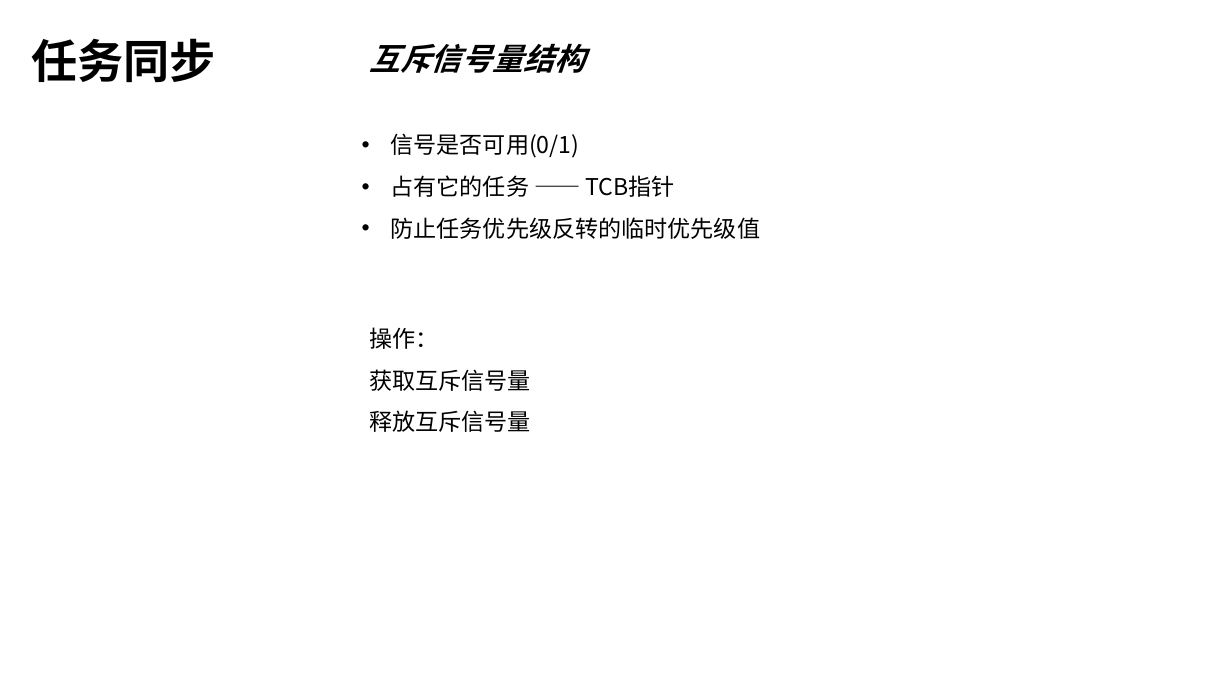
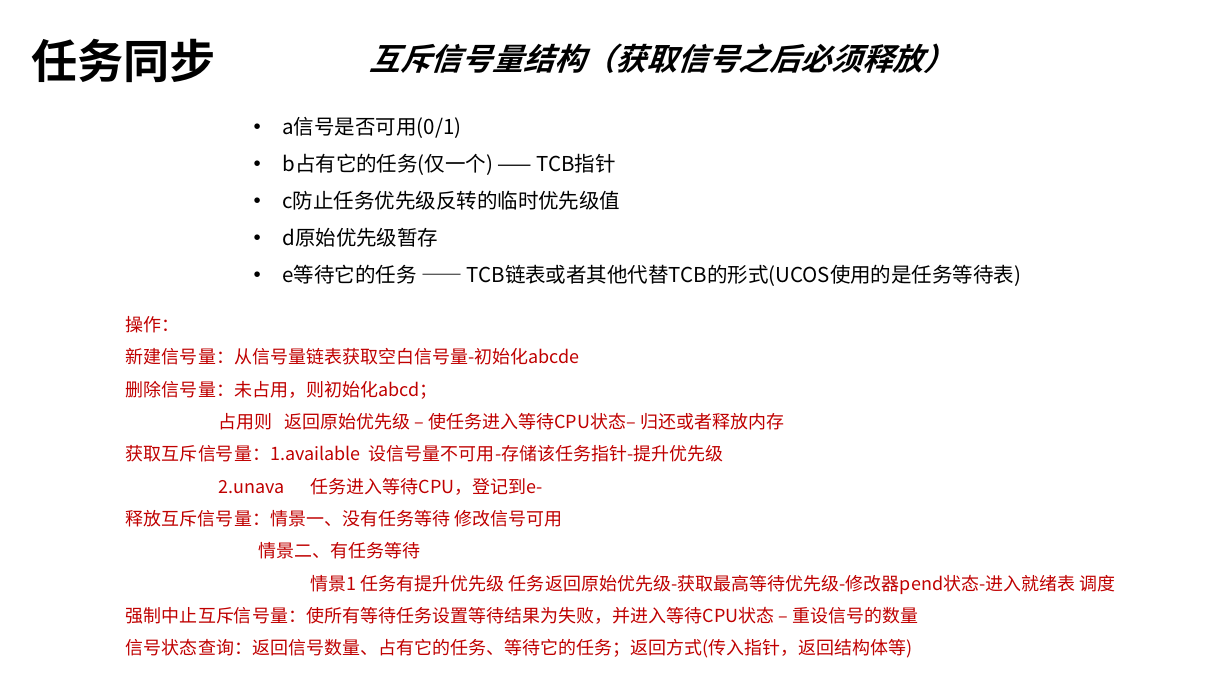
Before and after one commit to linghuix/UcosII-embedded-system, a slide deck: slide 11 of image/1.UCOS分析与深入解读.pptx (slide 8 before the commit). Drawn at 1232x693 pixels with LibreOffice and Linux fonts; fonts in the diff are those of the drawing. Boxes give left, top, right and bottom in pixels: in the first picture for what was removed or moved away, otherwise in the second. Text is boxed around its words. In the diff, an @@ line names an element or a change of style, - is before the commit and + after.

```diff
--- a/image/1.UCOS分析与深入解读.pptx
+++ b/image/1.UCOS分析与深入解读.pptx
@@ text at (369,43,954,73): text changed @@
-互斥信号量结构
+互斥信号量结构（获取信号之后必须释放）
@@ text at (282,117,1022,286): text changed; size 18 to 16 pt @@
-• 信号是否可用(0/1)
-• 占有它的任务 —— TCB指针
-• 防止任务优先级反转的临时优先级值
+• a信号是否可用(0/1)
+• b占有它的任务(仅一个) —— TCB指针
+• c防止任务优先级反转的临时优先级值
+• d原始优先级暂存
+• e等待它的任务 —— TCB链表或者其他代替TCB的形式(UCOS使用的是任务等待表)
@@ text "操作：": place and size @@
-text "操作：" at (369,327,531,432)
+text "操作：" at (126,316,1116,658)
@@ text at (126,316,180,333): size 18 to 14 pt, text colour #000000 to #C00000 in "操作：" @@
@@ text at (126,348,1116,658): text changed; size 18 to 14 pt; text colour #000000 to #C00000 @@
-获取互斥信号量
-释放互斥信号量
+新建信号量：从信号量链表获取空白信号量-初始化abcde
+删除信号量：未占用，则初始化abcd；
+占用则 返回原始优先级 – 使任务进入等待CPU状态– 归还或者释放内存
+获取互斥信号量：1.available 设信号量不可用-存储该任务指针-提升优先级
+2.unava 任务进入等待CPU，登记到e-
+释放互斥信号量：情景一、没有任务等待 修改信号可用
+情景二、有任务等待
+情景1 任务有提升优先级 任务返回原始优先级-获取最高等待优先级-修改器pend状态-进入就绪表 调度
+强制中止互斥信号量：使所有等待任务设置等待结果为失败，并进入等待CPU状态 – 重设信号的数量
+信号状态查询：返回信号数量、占有它的任务、等待它的任务；返回方式(传入指针，返回结构体等)
```
Also in this commit, not shown: 1 other slide changed, 6 slides added, 1 slide removed, 5 other files.
